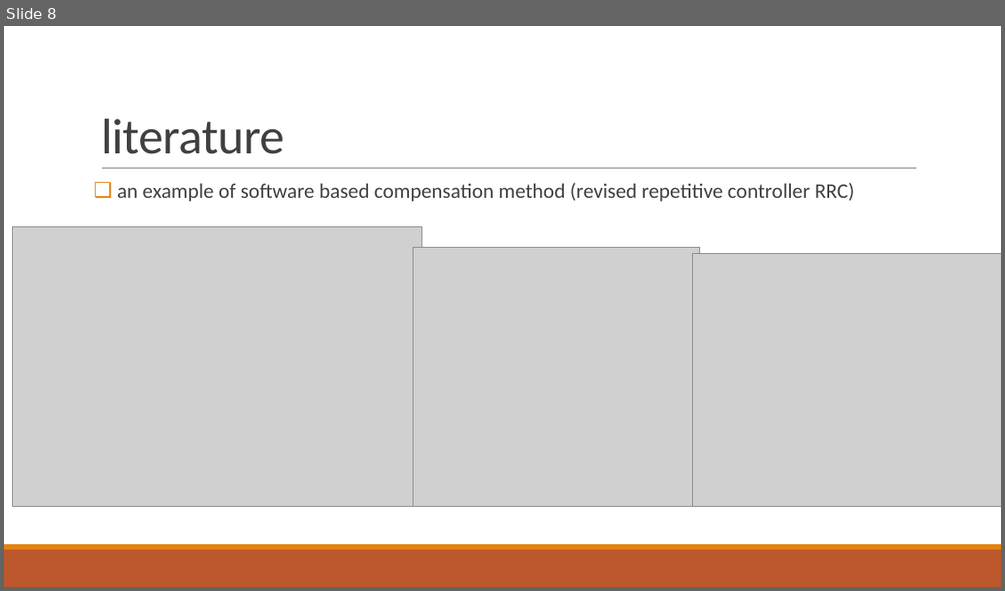
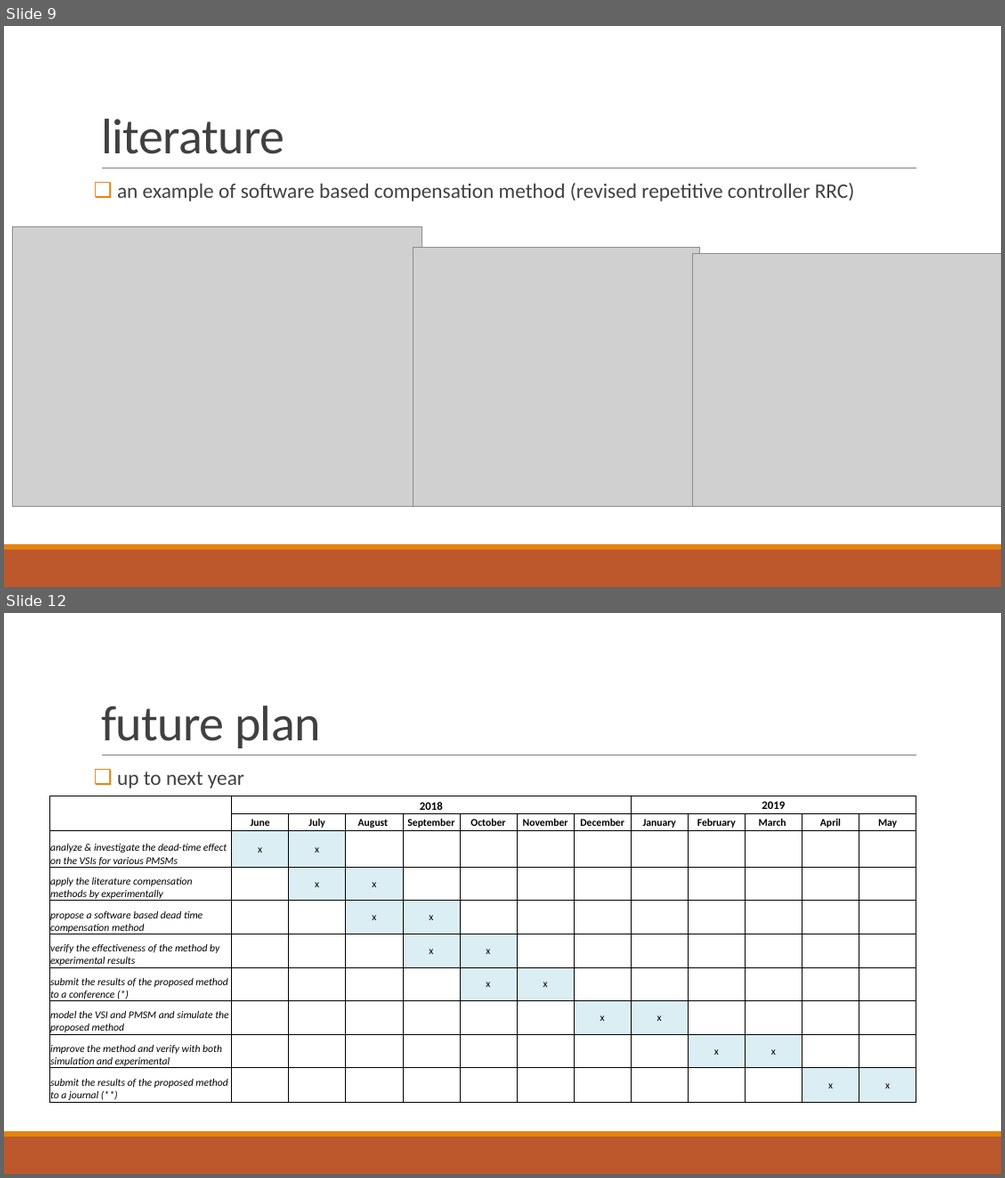
Before and after one commit to hyuruk/doktora, a slide deck: tik/tikMay2018.pptx. Shown one above the other, each under a label of ours: slide 8 before the commit, slides 9 and 12 after it; the slides between them are not shown. The pictures are 1005x591 and 1005x1178 pixels, drawn with LibreOffice and Linux fonts; fonts in the diff are those of the drawing; grey boxes stand for pictures. Boxes give left, top, right and bottom in pixels: in the first picture for what was removed or moved away, otherwise in the second. Text is boxed around its words. In the diff, an @@ line names an element or a change of style, - is before the commit and + after.

```diff
--- a/tik/tikMay2018.pptx
+++ b/tik/tikMay2018.pptx
@@ slide 12 added at (4,613,1001,1174), background #FFFFFF; not listed: 3 template elements that a slide beside it also shows @@
@@ title added at (101,706,321,748), 48 pt, text #404040 @@
+future plan
@@ text added at (117,771,244,788), 20 pt, text #404040 @@
+❑ up to next year
@@ table added at (49,795,914,1103), 10 rows, 13 columns @@
+ | 2018 |  |  |  |  |  |  | 2019 |  |  |  | 
+ | June | July | August | September | October | November | December | January | February | March | April | May
+analyze & investigate the dead-time effect on the VSIs for various PMSMs | x | x |  |  |  |  |  |  |  |  |  | 
+apply the literature compensation methods by experimentally |  | x | x |  |  |  |  |  |  |  |  | 
+propose a software based dead time compensation method |  |  | x | x |  |  |  |  |  |  |  | 
+verify the effectiveness of the method by experimental results |  |  |  | x | x |  |  |  |  |  |  | 
+submit the results of the proposed method to a conference (*) |  |  |  |  | x | x |  |  |  |  |  | 
+model the VSI and PMSM and simulate the proposed method |  |  |  |  |  |  | x | x |  |  |  | 
+improve the method and verify with both simulation and experimental |  |  |  |  |  |  |  |  | x | x |  | 
+submit the results of the proposed method to a journal (**) |  |  |  |  |  |  |  |  |  |  | x | x
@@ what was slide 8 is now slide 9 @@
```
Also in this commit, not shown: 4 slides changed, 4 other slides added, 2 other files.
